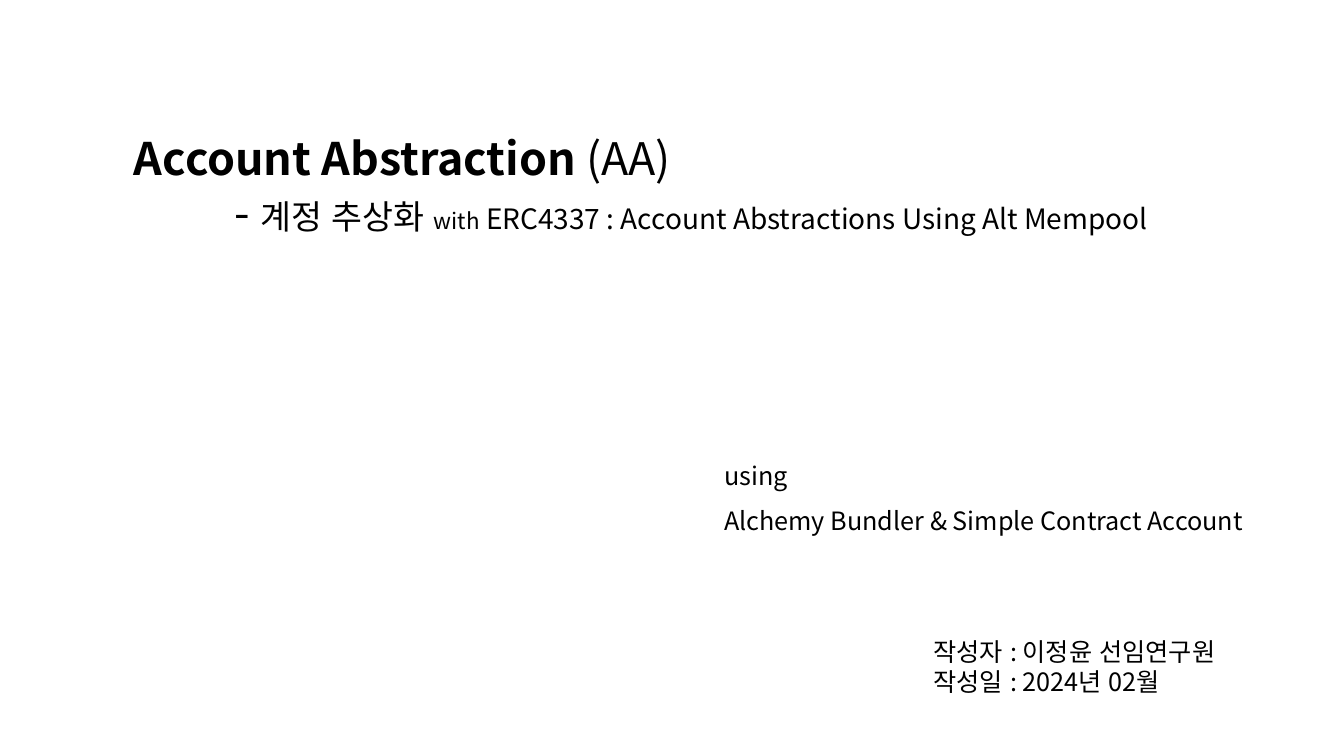
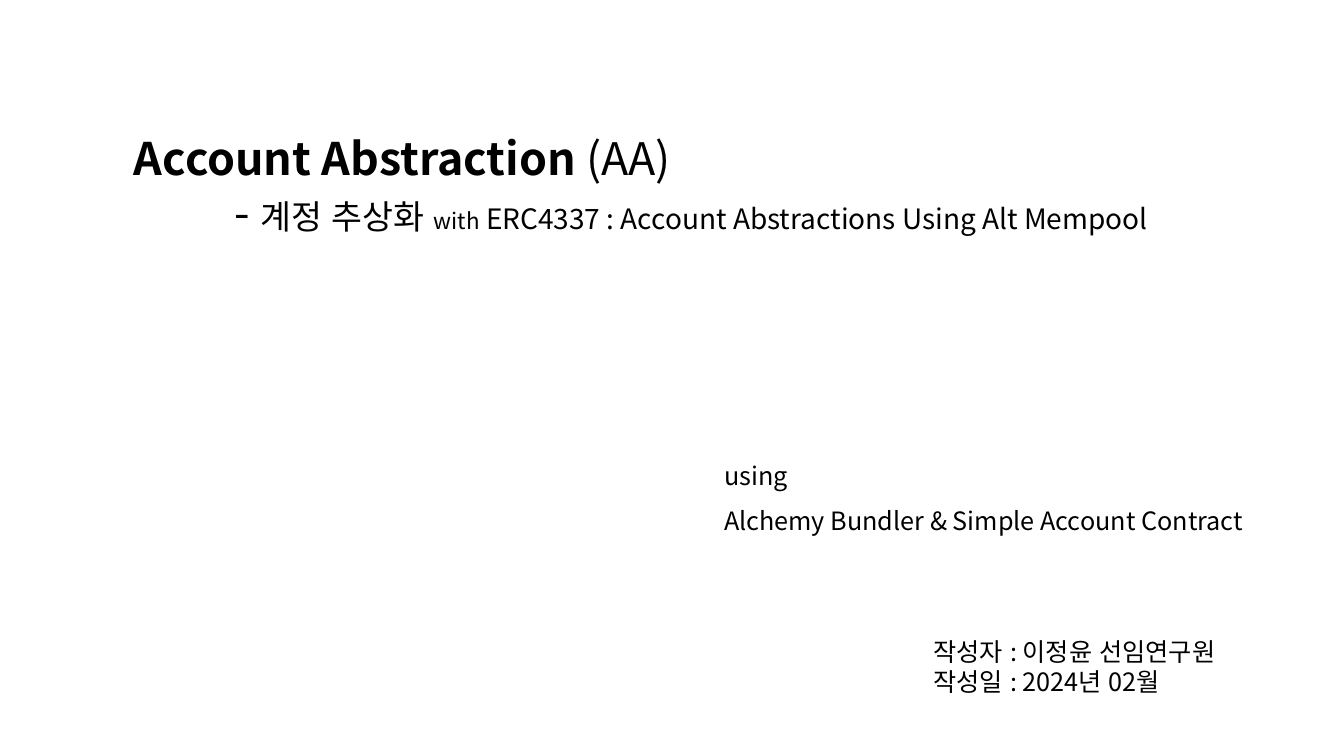
Before and after one commit to yyyljy/erc4337_alchemybundler, a slide deck: slide 1 of ERC4337.pptx. Drawn at 1344x756 pixels with LibreOffice and Linux fonts; fonts in the diff are those of the drawing. Boxes give left, top, right and bottom in pixels: in the first picture for what was removed or moved away, otherwise in the second. Text is boxed around its words. In the diff, an @@ line names an element or a change of style, - is before the commit and + after.

```diff
--- a/ERC4337.pptx
+++ b/ERC4337.pptx
@@ text at [724, 510, 1243, 536]: text changed @@
-Alchemy Bundler & Simple Contract Account
+Alchemy Bundler & Simple Account Contract
```
Also in this commit, not shown: 6 other slides changed, 1 slide added, 7 other files.
